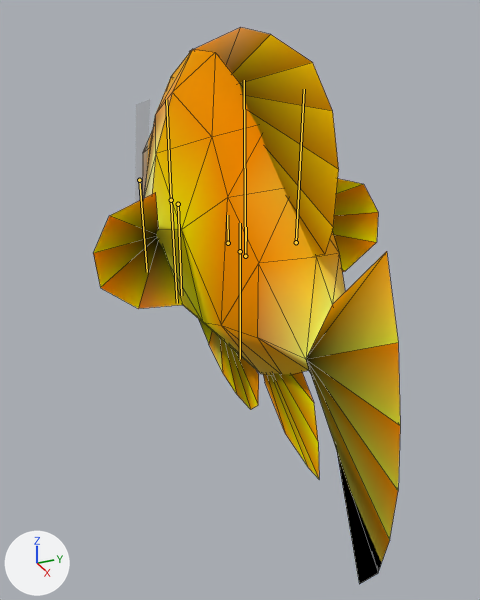
One commit to the glTF model FinModelUtility/Libraries/JSystem/JSystem Tests/goldens/super_mario_sunshine_fisha/output/fisha.glb: the scene before it, then after it.
Both versions are drawn from a 50 mm lens placed at (119.3, -51.0, 68.7), pointed at (15.6, -4.4, 16.8). Every picture has the same lights, and +X, +Y and +Z are marked at lower left. The first picture is the older version. Both versions are drawn at frame 0 of the action 'fish_swim'; the numbers are the values there. The bones that change, and the others that lie on the model, are drawn over the model as lines. Mesh edges are drawn as thin lines.

Names of what the first picture shows: 'batch 1'.
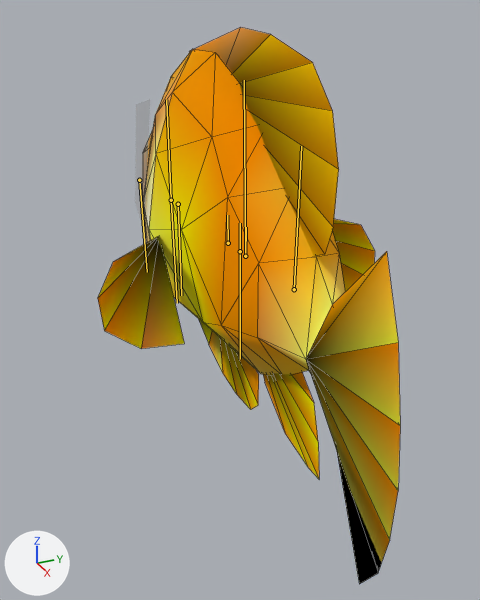
Where the change shows, as pixel boxes (x1, y1, x2, y2) in the pictures (480 x 600 px):
'batch 1', posed: before (93, 27, 400, 584); after (98, 27, 400, 584)
bone 'era', root to tip: before (296, 242) to (304, 89); after (294, 289) to (301, 146)

The change in detail:
Bone 'era' (bone_era) moves from (0.0, 0.0, 0.0) to (0.1, -8.4, 0.0).
